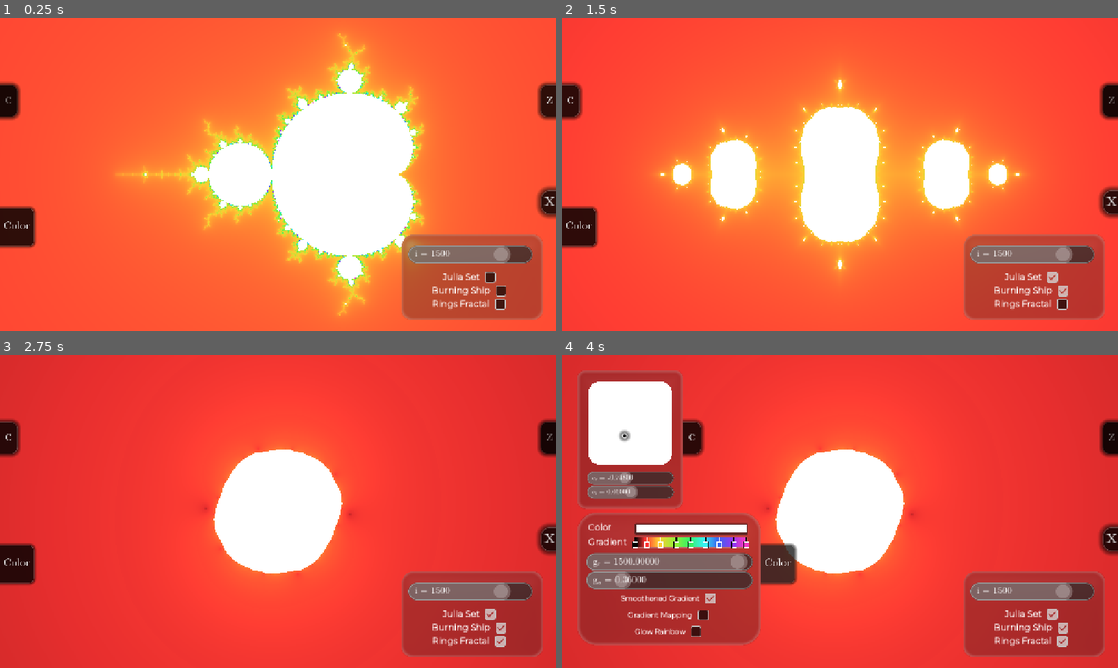
Above: before the commit, frames 1-4 (two rows, left to right).
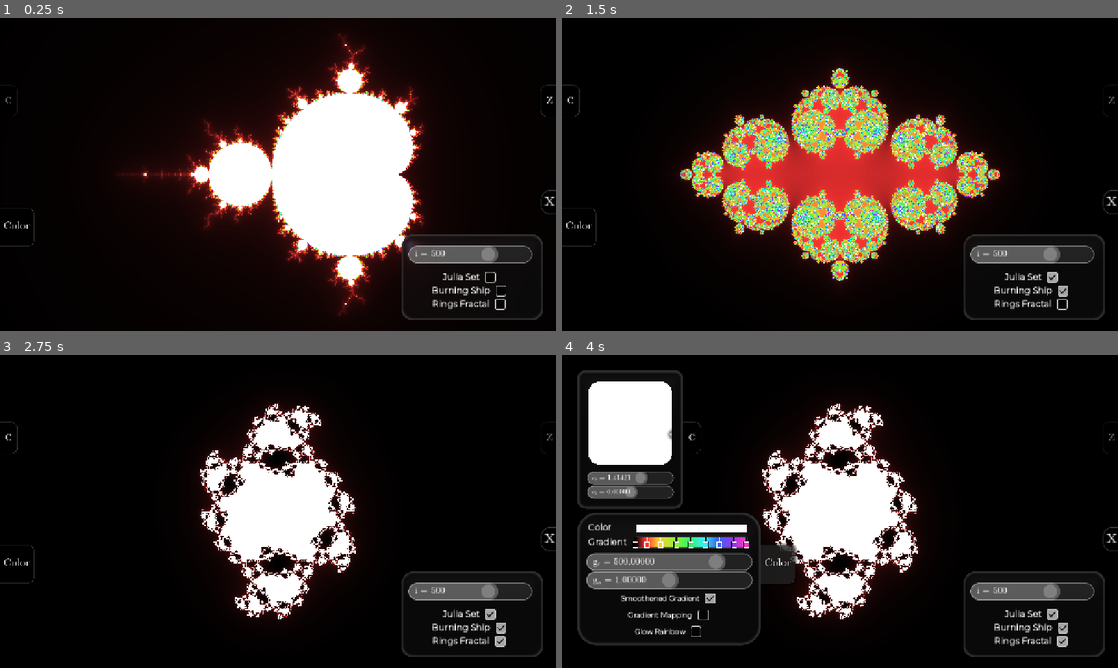
Above: after the commit, the same moments.

Repository: ADOGamedev/Fractals
Game: Godot game, scene res://scenes/main.tscn
Same seed, same stepped clock (60 frames per second), same inputs: the game is played once before the commit and once after it.
Inputs (mouse positions are in pixels of both pictures, inside the frame that each line leads up to):
- Up to frame 1 (0.25 s): no input
- Up to frame 2 (1.5 s): click (1051, 277) at 0.5 s; click (1062, 290) at 1.25 s
- Up to frame 3 (2.75 s): click (500, 639) at 2 s
- Up to frame 4 (4 s): click "c" at 2.75 s; click "Color" at 3.5 s

The runs differ from the first frame. In frame 1, 86% of the frame differs, in the area x 0-100%, y 0-100%; in frame 2, 99%; in frame 3, 94%; in frame 4, 88%.

Commit message:
Gradient Selector fix (and minor improvements)

Diff:
--- a/scenes/mandelbrot_color_widget.tscn
+++ b/scenes/mandelbrot_color_widget.tscn
@@ -197,5 +197,7 @@
 size_flags_vertical = 4
 theme = ExtResource("2_avj2j")
 
+[connection signal="toggled" from="PanelContainer/VBoxContainer/gradient_mapping/gradient_mapping_checkbox" to="." method="_on_gradient_mapping_checkbox_toggled"]
+
 [editable path="PanelContainer/VBoxContainer/gradient_repetition"]
 [editable path="PanelContainer/VBoxContainer/gradient_attenuation"]
--- a/scenes/mandelbrot_fractal.tscn
+++ b/scenes/mandelbrot_fractal.tscn
@@ -12,6 +12,22 @@
 
 [sub_resource type="ShaderMaterial" id="ShaderMaterial_ddu1x"]
 shader = ExtResource("1_sbyhb")
+shader_parameter/ratio = 1.7777778
+shader_parameter/iterations = 300
+shader_parameter/scale = 0.4
+shader_parameter/set_color = Color(0, 0, 0, 1)
+shader_parameter/gradient_attenuation = 0.8
+shader_parameter/gradient_repetition = 400.0
+shader_parameter/offset = Vector2(0.5, 0)
+shader_parameter/exponent = Vector2(2, 0)
+shader_parameter/constant_c = Vector2(0.5, 0.5)
+shader_parameter/initial_z = Vector2(0, 0)
+shader_parameter/julia = false
+shader_parameter/burning_ship = false
+shader_parameter/rings_fractal = false
+shader_parameter/smooth_grad = true
+shader_parameter/gradient_mapping = false
+shader_parameter/glow_rainbow = false
 
 [sub_resource type="ShaderMaterial" id="ShaderMaterial_3g4xk"]
 shader = ExtResource("3_ak01r")
@@ -105,7 +121,7 @@
 variable_name = "i"
 integer = true
 exp_edit = true
-curr_value = 1500.0
+curr_value = 500.0
 exp_maximum = 50000
 
 [node name="HSlider" parent="CanvasLayer/Panel/VBoxContainer/iterations" index="0" unique_id=1601533653]
@@ -179,7 +195,6 @@
 grow_horizontal = 1
 grow_vertical = 1
 scale = Vector2(0.748, 0.748)
-complex_num = Vector2(-0.748, 0.06)
 variable_name = "c"
 
 [node name="fractal" parent="CanvasLayer/constant/PanelContainer/MarginContainer/VBoxContainer/SubViewportContainer/SubViewport" parent_id_path=PackedInt32Array(1264587179, 565143421) index="0" unique_id=57092129]
@@ -239,6 +254,7 @@
 TWEEN_TIME = 0.17
 
 [node name="MandelbrotColorWidget" parent="CanvasLayer" unique_id=374050701 instance=ExtResource("10_q64vy")]
+unique_name_in_owner = true
 offset_left = 35.0
 offset_top = 362.0
 offset_right = -822.0
@@ -316,6 +332,10 @@
 direction = 0
 displacement = Vector2(280, 0)
 TWEEN_TIME = 0.17
+
+[connection signal="pressed" from="CanvasLayer/Panel/VBoxContainer/julia/julia_checkbox" to="." method="_on_julia_checkbox_pressed"]
+[connection signal="pressed" from="CanvasLayer/Panel/VBoxContainer/burning_ship/burning_ship_checkbox" to="." method="_on_burning_ship_checkbox_pressed"]
+[connection signal="pressed" from="CanvasLayer/Panel/VBoxContainer/rings_fractal/rings_fractal_checkbox" to="." method="_on_rings_fractal_checkbox_pressed"]
 
 [editable path="CanvasLayer/Panel/VBoxContainer/iterations"]
 [editable path="CanvasLayer/constant"]
--- a/src/complex_number_selector/complex_number_selector.gd
+++ b/src/complex_number_selector/complex_number_selector.gd
@@ -2,7 +2,7 @@
 
 @export var LERP_VALUE = 15
 
-@export var complex_num = Vector2.ZERO
+@export var initial_complex_num = Vector2.ZERO
 @export var variable_name = "z"
 
 var selecting = false
@@ -15,13 +15,13 @@
 	%real_part.set_variable_name(variable_name + "ᵣ")
 	%complex_part.set_variable_name(variable_name + "ᵢ")
 
-	%real_part.set_value(complex_num.x)
-	%complex_part.set_value(complex_num.y)
-	%real_part.initial_value = complex_num.x
-	%complex_part.initial_value = complex_num.y
+	%real_part.set_value(initial_complex_num.x)
+	%complex_part.set_value(initial_complex_num.y)
+	%real_part.initial_value = initial_complex_num.x
+	%complex_part.initial_value = initial_complex_num.y
 
 	var ball_offset = %ball_pointer.size * %ball_pointer.scale / 2.0
-	%ball_pointer.global_position = shader_coords_to_global_coords(complex_num) - ball_offset
+	%ball_pointer.global_position = shader_coords_to_global_coords(initial_complex_num) - ball_offset
 
 
 func _process(_delta: float) -> void:
@@ -61,8 +61,8 @@
 				return
 
 			if (Time.get_ticks_msec() - last_click_time) < double_click_threshold_ms:
-				%real_part.set_value(complex_num.x)
-				%complex_part.set_value(complex_num.y)
+				%real_part.set_value(initial_complex_num.x)
+				%complex_part.set_value(initial_complex_num.y)
 
 			last_click_time = Time.get_ticks_msec()
 
@@ -96,6 +96,14 @@
 func get_complex_num() -> Vector2:
 	return Vector2(%real_part.get_value(), %complex_part.get_value())
 
+func set_target_complex_num(val: Vector2) -> void:
+	%real_part.set_value(val.x)
+	%complex_part.set_value(val.y)
+
+func set_initial_complex_num(val: Vector2) -> void:
+	%real_part.initial_value = val.x
+	%complex_part.initial_value = val.y
+
 func set_disabled(disabled: bool) -> void:
 	%disabled.visible = disabled
 
--- a/src/gradient_selector/gradient_selector.gd
+++ b/src/gradient_selector/gradient_selector.gd
@@ -42,7 +42,10 @@
 			last_child_i = child_i
 			max_offset = offset
 
+		offset = max(0.001, offset)
 		grad.add_point(offset, child.get_color())
+
+	grad.remove_point(0)
 
 	var first_child = get_child(first_child_i)
 	var last_child = get_child(last_child_i)
--- a/src/madelbrot_fractal/mandelbrot.gdshader
+++ b/src/madelbrot_fractal/mandelbrot.gdshader
@@ -59,7 +59,7 @@
 	bool is_default_exp = abs(exponent.x - 2.0) < 1e-4 && abs(exponent.y) < 1e-4;
 
 	for (int i = 0; i < iters; i++) {
-		float threshold = gradient_mapping ? 1000.0 : 10.0;
+		float threshold = gradient_mapping ? 1000.0 : 50.0;
 		if (length(current_number) > threshold) {
 			if (!smooth_grad) {
 				return float(i);
--- a/src/madelbrot_fractal/mandelbrot_color_widget.gd
+++ b/src/madelbrot_fractal/mandelbrot_color_widget.gd
@@ -1,7 +1,19 @@
 extends Control
 
+var DEFAULT_GRADIENT_ATENUATION = 1.0
+var GRADIENT_MAPPING_ATTENUATION = 8.0
+
 func _ready() -> void:
+	%gradient_attenuation.initial_value = DEFAULT_GRADIENT_ATENUATION
+	%gradient_attenuation.set_value(DEFAULT_GRADIENT_ATENUATION)
 	%GradientSelector.set_gradient(Global.mandelbrot_grad)
+
+func set_gradient_repetition_initial_value(val: float) -> void:
+	%gradient_repetition.initial_value = val
+
+func set_gradient_repetition_target_value(val: float) -> void:
+	%gradient_repetition.set_value(val)
+
 
 func _process(_delta: float) -> void:
 	Global.mandelbrot_grad = %GradientSelector.grad
@@ -11,3 +23,10 @@
 	Global.mandelbrot_smooth_grad = %smoothened_gradient_checkbox.button_pressed
 	Global.mandelbrot_grad_mapping = %gradient_mapping_checkbox.button_pressed
 	Global.mandelbrot_glow_rainbow = %glow_rainbow_checkbox.button_pressed
+
+
+
+func _on_gradient_mapping_checkbox_toggled(toggled_on: bool) -> void:
+	var attenuation = GRADIENT_MAPPING_ATTENUATION if toggled_on else DEFAULT_GRADIENT_ATENUATION
+	%gradient_attenuation.initial_value = attenuation
+	%gradient_attenuation.set_value(attenuation)
--- a/src/madelbrot_fractal/mandelbrot_fractal.gd
+++ b/src/madelbrot_fractal/mandelbrot_fractal.gd
@@ -1,14 +1,27 @@
 extends ColorRect
 
-var OFFSET_MANDELBROT = Vector2(0.7, 0.0);
-var OFFSET_BURNING_SHIP = Vector2(0.5, 0.5);
-var SCALE_RINGS_FRACTAL = 0.2;
+var OFFSET_MANDELBROT = Vector2(0.7, 0.0)
+var OFFSET_BURNING_SHIP = Vector2(0.5, 0.5)
+
+var DEFAULT_SCALE = 0.4
+var SCALE_RINGS_FRACTAL = 0.1
+var SCALE_JULIA_RINGS_FRACTAL = 0.2
+
+var Z_RINGS_FRACTAL = Vector2(1.0, 0.0)
+var C_RINGS_FRACTAL = Vector2(sqrt(2), 0.0)
+var Z_MANDELBROT = Vector2(0.0, 0.0)
+var C_MANDELBROT = Vector2(-0.76133, 0.07555)
+var Z_BURNING_SHIP = Vector2(0.0, 0.0)
+var C_BURNING_SHIP = Vector2(-0.4384, 0.07305)
+
 var DEFAULT_EXPONENT = Vector2(2.0, 0.0)
 
 
 func _ready() -> void:
 	%z.set_shader_parameter("exponent", DEFAULT_EXPONENT)
 	%constant.set_shader_parameter("exponent", DEFAULT_EXPONENT)
+
+	%MandelbrotColorWidget.set_gradient_repetition_target_value(%iterations.get_value())
 
 
 func _process(_delta: float) -> void:
@@ -18,6 +31,8 @@
 	set_complex_selectors_parameters()
 	disable_complex_selectors_accordingly()
 	set_main_fractal_parameters()
+
+	%MandelbrotColorWidget.set_gradient_repetition_initial_value(%iterations.get_value())
 
 
 func set_complex_selectors_parameters() -> void:
@@ -53,6 +68,8 @@
 
 
 func set_main_fractal_parameters() -> void:
+	material.set_shader_parameter("iterations", %iterations.get_value())
+
 	material.set_shader_parameter("set_color", Global.mandelbrot_color)
 	material.set_shader_parameter("gradient_attenuation", Global.mandelbrot_grad_attenuation)
 	material.set_shader_parameter("gradient_repetition", Global.mandelbrot_grad_repetition)
@@ -68,15 +85,12 @@
 	var burning_ship = %burning_ship_checkbox.button_pressed
 	var rings_fractal = %rings_fractal_checkbox.button_pressed
 
-	var exponent = Vector2(%exp_r.get_value(), %exp_i.get_value())
-
-	material.set_shader_parameter("iterations", %iterations.get_value())
 	material.set_shader_parameter("julia", julia)
 	material.set_shader_parameter("burning_ship", burning_ship)
 	material.set_shader_parameter("rings_fractal", rings_fractal)
 
 	var offset = OFFSET_MANDELBROT
-	if julia:
+	if julia or rings_fractal:
 		offset = Vector2.ZERO
 	elif burning_ship:
 		offset = OFFSET_BURNING_SHIP
@@ -85,7 +99,41 @@
 
 	material.set_shader_parameter("constant_c", %constant.get_complex_num())
 	material.set_shader_parameter("initial_z",%z.get_complex_num())
+
+	var exponent = Vector2(%exp_r.get_value(), %exp_i.get_value())
 	material.set_shader_parameter("exponent", exponent)
 
-	if %rings_fractal_checkbox.button_pressed:
-		material.set_shader_parameter("scale", SCALE_RINGS_FRACTAL)
+	if rings_fractal:
+		var fractal_scale = SCALE_JULIA_RINGS_FRACTAL if julia else SCALE_RINGS_FRACTAL
+		material.set_shader_parameter("scale", fractal_scale)
+	else:
+		material.set_shader_parameter("scale", DEFAULT_SCALE)
+
+
+func update_widgets_values() -> void:
+	var burning_ship = %burning_ship_checkbox.button_pressed
+	var rings_fractal = %rings_fractal_checkbox.button_pressed
+
+	var z_value = Z_MANDELBROT
+	var c_value = C_MANDELBROT
+	if rings_fractal:
+		z_value = Z_RINGS_FRACTAL
+		c_value = C_RINGS_FRACTAL
+	elif burning_ship:
+		z_value = Z_BURNING_SHIP
+		c_value = C_BURNING_SHIP
+
+	%z.set_target_complex_num(z_value)
+	%z.set_initial_complex_num(z_value)
+	%constant.set_target_complex_num(c_value)
+	%constant.set_initial_complex_num(c_value)
+
+
+func _on_rings_fractal_checkbox_pressed() -> void:
+	update_widgets_values()
+
+func _on_burning_ship_checkbox_pressed() -> void:
+	update_widgets_values()
+
+func _on_julia_checkbox_pressed() -> void:
+	update_widgets_values()
--- a/src/real_number_selector/real_number_selector.gd
+++ b/src/real_number_selector/real_number_selector.gd
@@ -11,7 +11,7 @@
 
 @export var curr_value: float = 0.35
 
-var initial_value = 0.0
+var initial_value := 0.0
 var target_value := 0.0
 
 var dragging = false
@@ -107,6 +107,7 @@
 func get_target_value() -> float:
 	return target_value
 
+
 func set_value(value: float) -> void:
 	target_value = value
 	$HSlider.value = target_value
